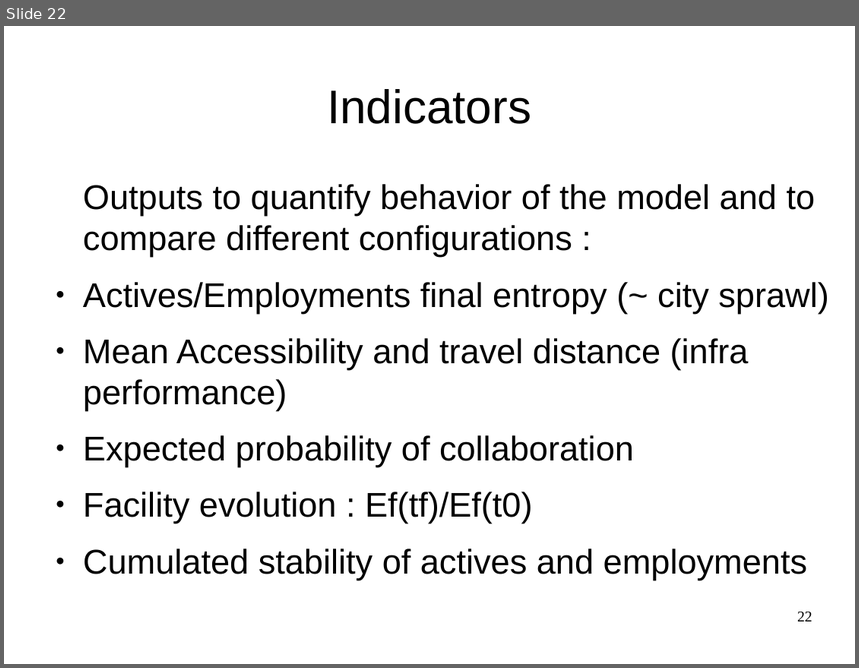
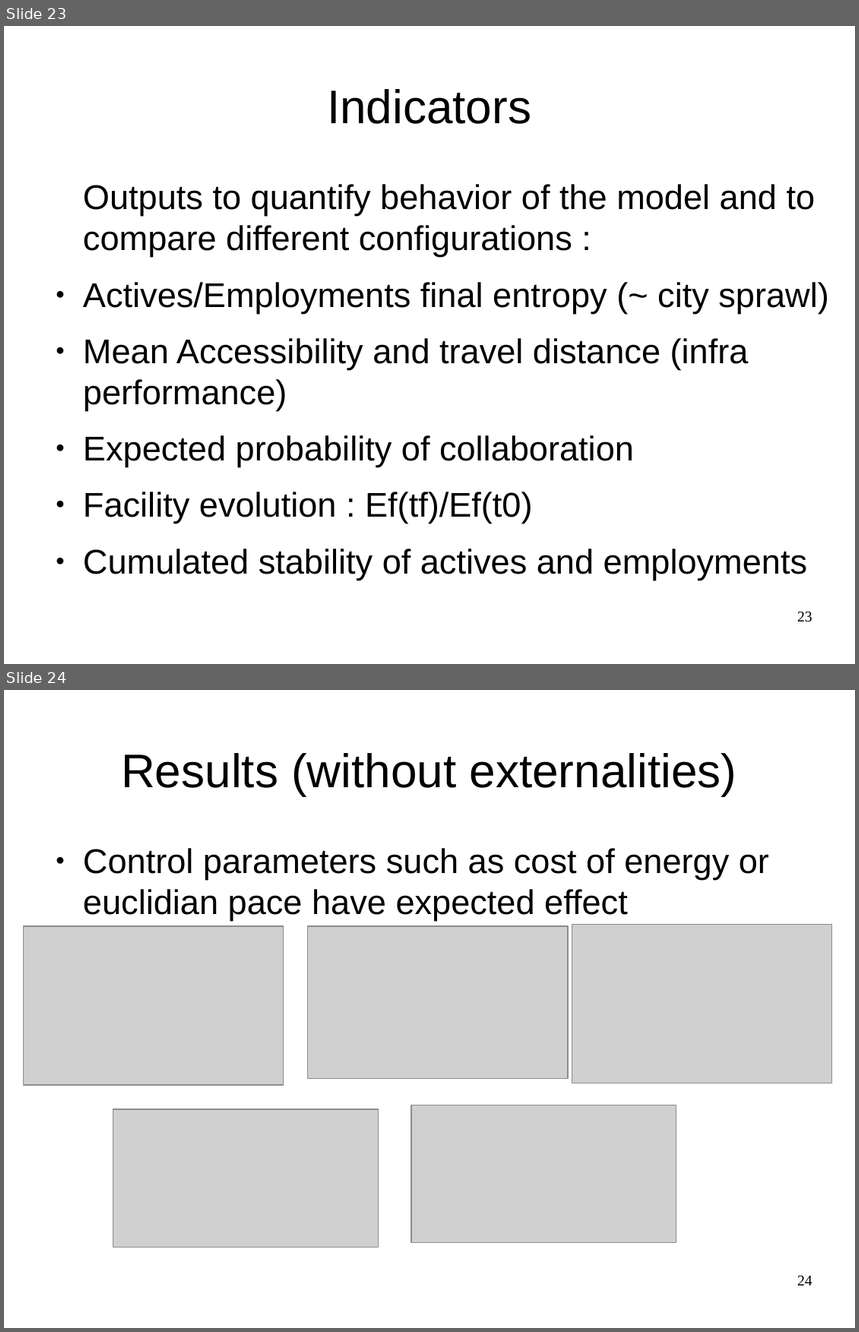
Before and after one commit to JusteRaimbault/CityNetwork, a slide deck: Docs/Communications/ECTQG2015/Metropolsim/LUTECIA-ECTQG-V4.odp. Shown one above the other, each under a label of ours: slide 22 before the commit, slides 23 and 24 after it. The pictures are 859x668 and 859x1332 pixels, drawn with LibreOffice and Linux fonts; fonts in the diff are those of the drawing; grey boxes stand for pictures. Boxes give left, top, right and bottom in pixels: in the first picture for what was removed or moved away, otherwise in the second. Text is boxed around its words. In the diff, an @@ line names an element or a change of style, - is before the commit and + after.

```diff
--- a/Docs/Communications/ECTQG2015/Metropolsim/LUTECIA-ECTQG-V4.odp
+++ b/Docs/Communications/ECTQG2015/Metropolsim/LUTECIA-ECTQG-V4.odp
@@ slide 24 added at bbox=[4, 690, 855, 1328], background #FFFFFF @@
@@ title added at bbox=[121, 753, 737, 796], 44 pt, text #000000 @@
+Results (without externalities)
@@ text added at bbox=[83, 848, 769, 921], 32 pt, text #000000 @@
+● Control parameters such as cost of energy or euclidian pace have expected effect
@@ picture added at bbox=[23, 926, 284, 1085] @@
@@ picture added at bbox=[308, 926, 569, 1079] @@
@@ picture added at bbox=[572, 924, 833, 1083] @@
@@ picture added at bbox=[113, 1110, 379, 1247] @@
@@ picture added at bbox=[412, 1106, 677, 1243] @@
@@ page number added at bbox=[797, 1276, 813, 1286], 14 pt, text #000000 @@
+24
@@ what was slide 22 is now slide 23 @@
@@ page number at bbox=[797, 612, 813, 623]: text changed @@
-22
+23
```
Also in this commit, not shown: 5 slides changed, 9 other slides added, 7 slides removed, 23 other files.
